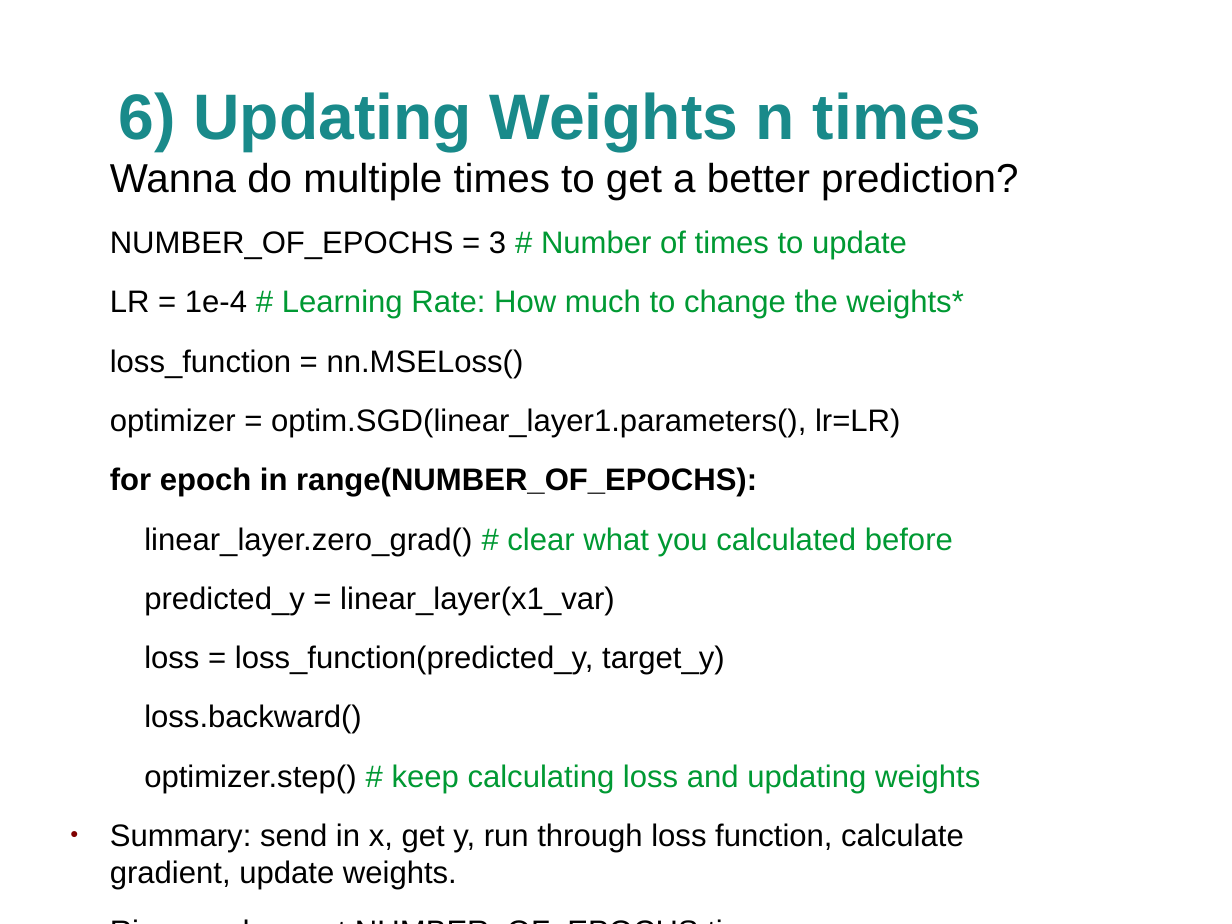
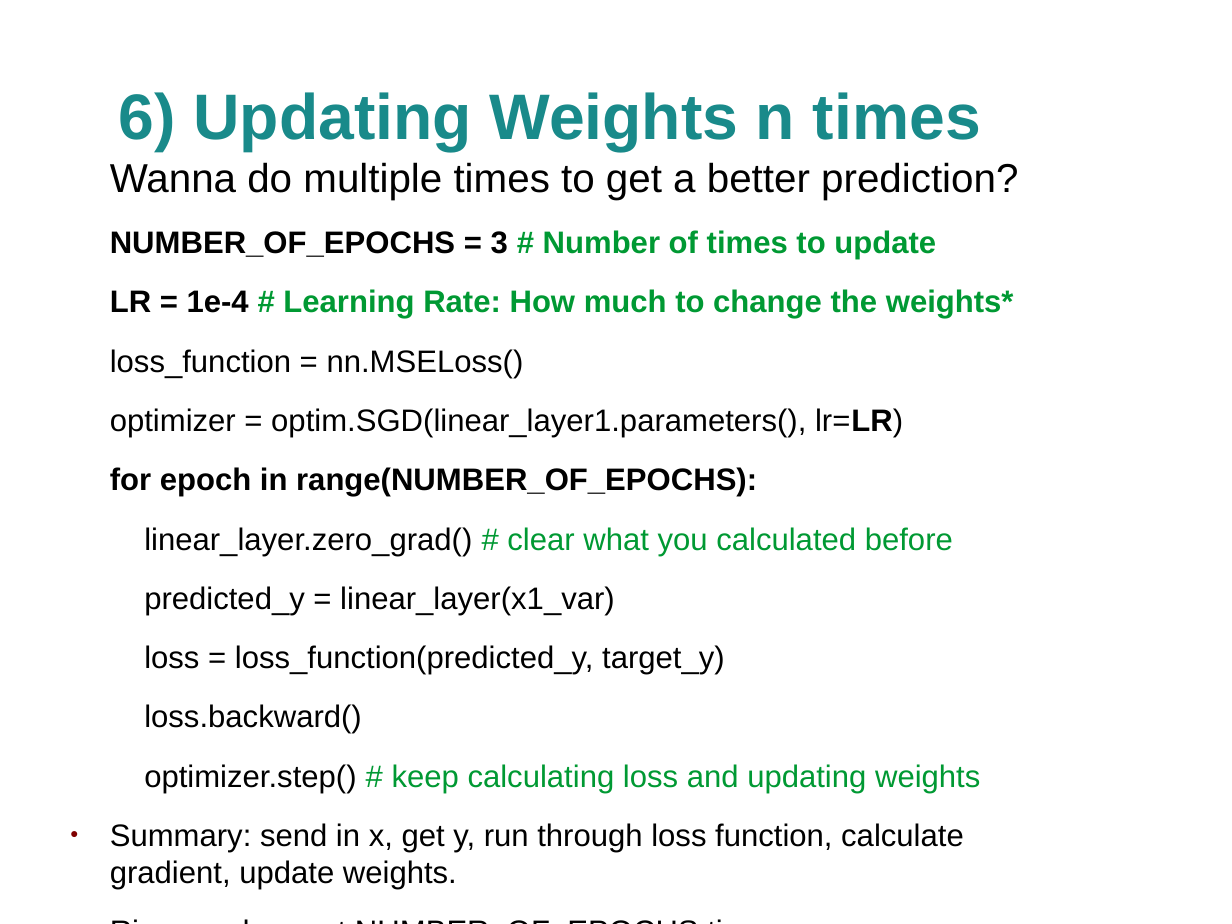
Before and after one commit to joshualmitchell/joshualmitchell.github.io, a slide deck: slide 13 of _posts/DL PyTorch Presentation.odp. Drawn at 1232x924 pixels with LibreOffice and Linux fonts; fonts in the diff are those of the drawing; background and template pictures are left out. Boxes give left, top, right and bottom in pixels: in the first picture for what was removed or moved away, otherwise in the second. Text is boxed around its words. In the diff, an @@ line names an element or a change of style, - is before the commit and + after.

```diff
--- a/_posts/DL PyTorch Presentation.odp
+++ b/_posts/DL PyTorch Presentation.odp
@@ text at [110,230,1014,437]: bold on in "NUMBER_OF_EPOCHS = 3 # Number of times ...", "LR = 1e-4 # Learning Rate: How ...", "lr=LR)" @@
```
Also in this commit, not shown: 2 slides added, 1 other file.
